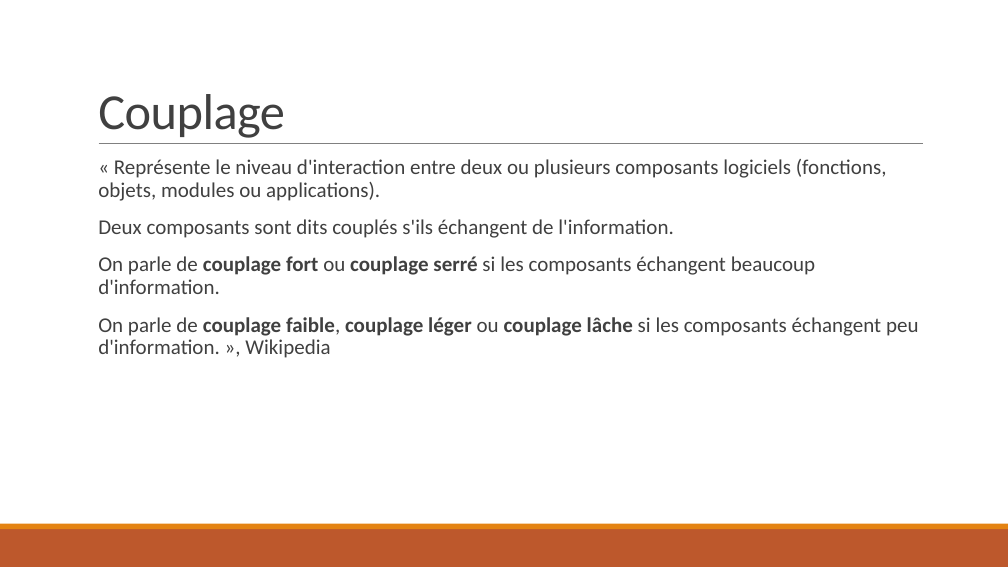
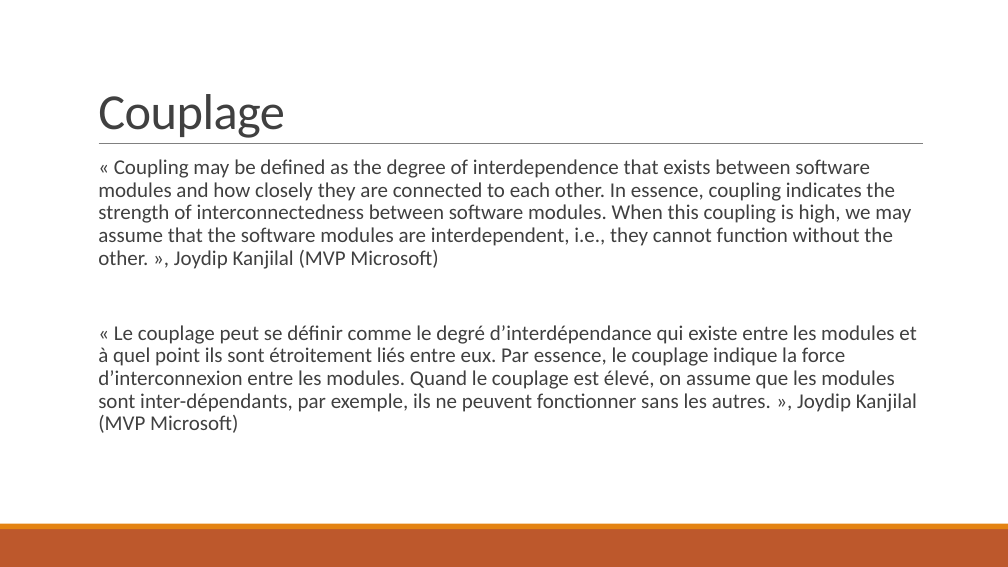
Before and after one commit to JeanFulbert/SolidPresentation, a slide deck: slide 3 of SOLID - 4 DIP.pptx. Drawn at 1008x567 pixels with LibreOffice and Linux fonts; fonts in the diff are those of the drawing. Boxes give left, top, right and bottom in pixels: in the first picture for what was removed or moved away, otherwise in the second. Text is boxed around its words. In the diff, an @@ line names an element or a change of style, - is before the commit and + after.

```diff
--- a/SOLID - 4 DIP.pptx
+++ b/SOLID - 4 DIP.pptx
@@ text at bbox=[98, 159, 917, 433]: text changed @@
-  « Représente le niveau d'interaction entre deux ou plusieurs composants logiciels (fonctions, objets, modules ou applications).
-  Deux composants sont dits couplés s'ils échangent de l'information.
-  On parle de couplage fort ou couplage serré si les composants échangent beaucoup d'information.
-  On parle de couplage faible, couplage léger ou couplage lâche si les composants échangent peu d'information. », Wikipedia
+  « Coupling may be defined as the degree of interdependence that exists between software modules and how closely they are connected to each other. In essence, coupling indicates the strength of interconnectedness between software modules. When this coupling is high, we may assume that the software modules are interdependent, i.e., they cannot function without the other. », Joydip Kanjilal (MVP Microsoft)
+  « Le couplage peut se définir comme le degré d’interdépendance qui existe entre les modules et à quel point ils sont étroitement liés entre eux. Par essence, le couplage indique la force d’interconnexion entre les modules. Quand le couplage est élevé, on assume que les modules sont inter-dépendants, par exemple, ils ne peuvent fonctionner sans les autres. », Joydip Kanjilal (MVP Microsoft)
```
Also in this commit, not shown: 3 other slides changed, 2 slides added, 5 slides removed.
